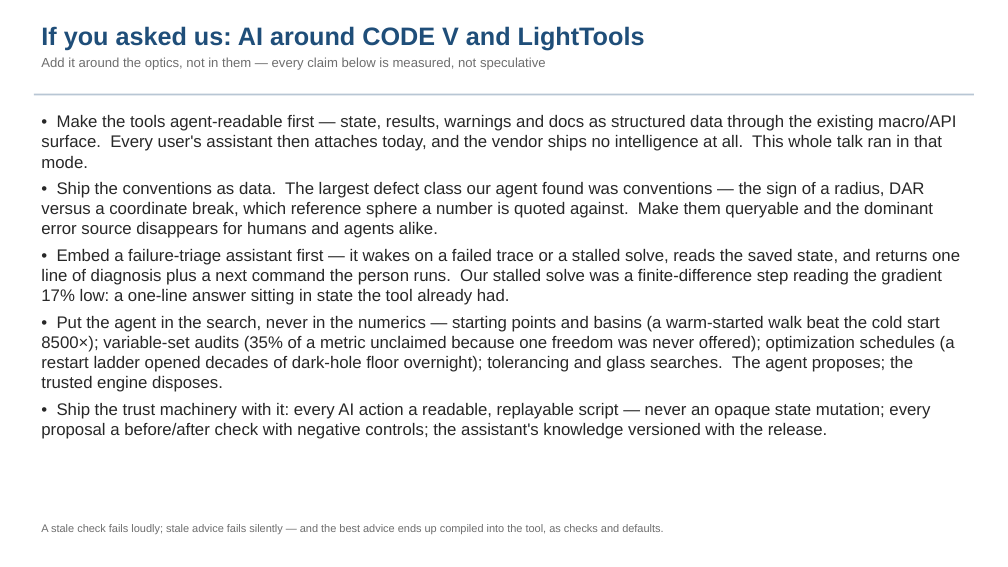
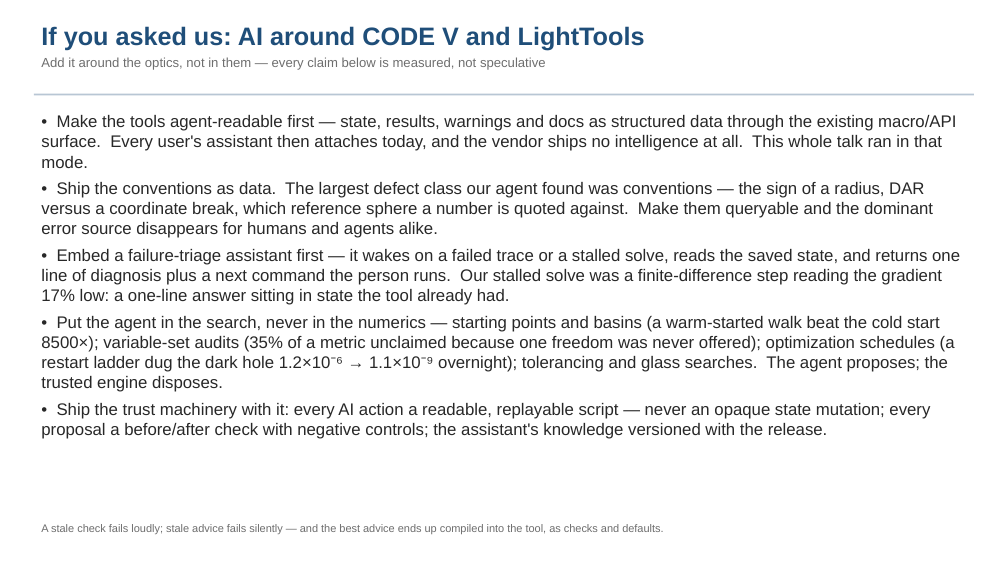
Before and after one commit to nasa-jpl/macos, a slide deck: slide 32 of demo_session/deck_keysight.pptx (slide 31 before the commit). Drawn at 1008x567 pixels with LibreOffice and Linux fonts; fonts in the diff are those of the drawing. Boxes give left, top, right and bottom in pixels: in the first picture for what was removed or moved away, otherwise in the second. Text is boxed around its words. In the diff, an @@ line names an element or a change of style, - is before the commit and + after.

```diff
--- a/demo_session/deck_keysight.pptx
+++ b/demo_session/deck_keysight.pptx
@@ text at [41,316,955,392]: text changed @@
-• Put the agent in the search, never in the numerics — starting points and basins (a warm-started walk beat the cold start 8500×); variable-set audits (35% of a metric unclaimed because one freedom was never offered); optimization schedules (a restart ladder opened decades of dark-hole floor overnight); tolerancing and glass searches. The agent proposes; the trusted engine disposes.
+• Put the agent in the search, never in the numerics — starting points and basins (a warm-started walk beat the cold start 8500×); variable-set audits (35% of a metric unclaimed because one freedom was never offered); optimization schedules (a restart ladder dug the dark hole 1.2×10⁻⁶ → 1.1×10⁻⁹ overnight); tolerancing and glass searches. The agent proposes; the trusted engine disposes.
```
Also in this commit, not shown: 1 other slide changed, 1 slide added, 3 other files.
